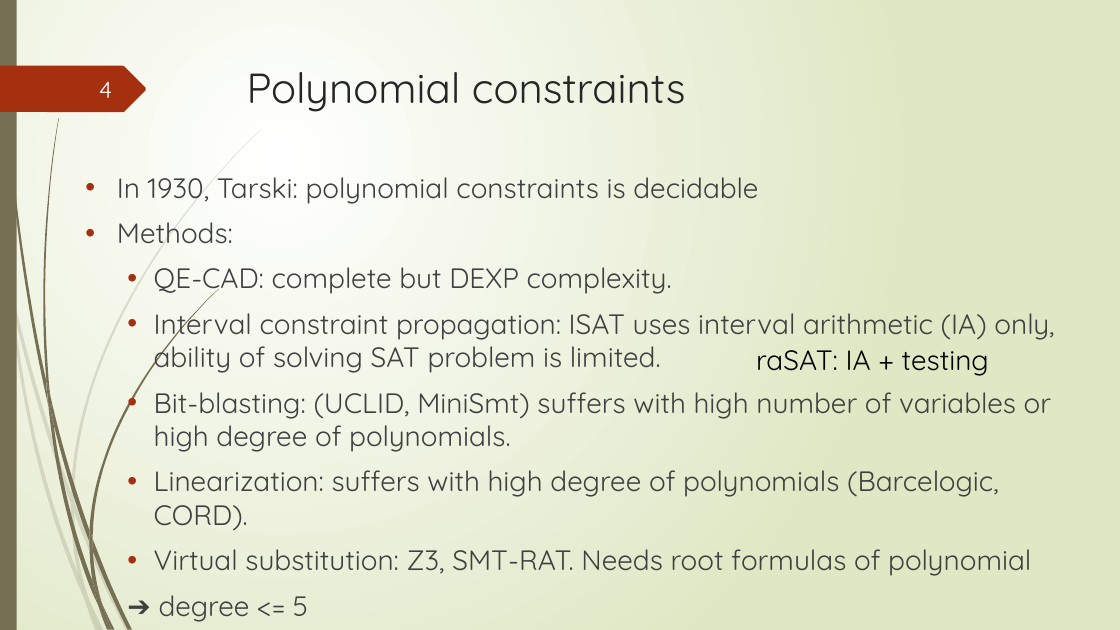
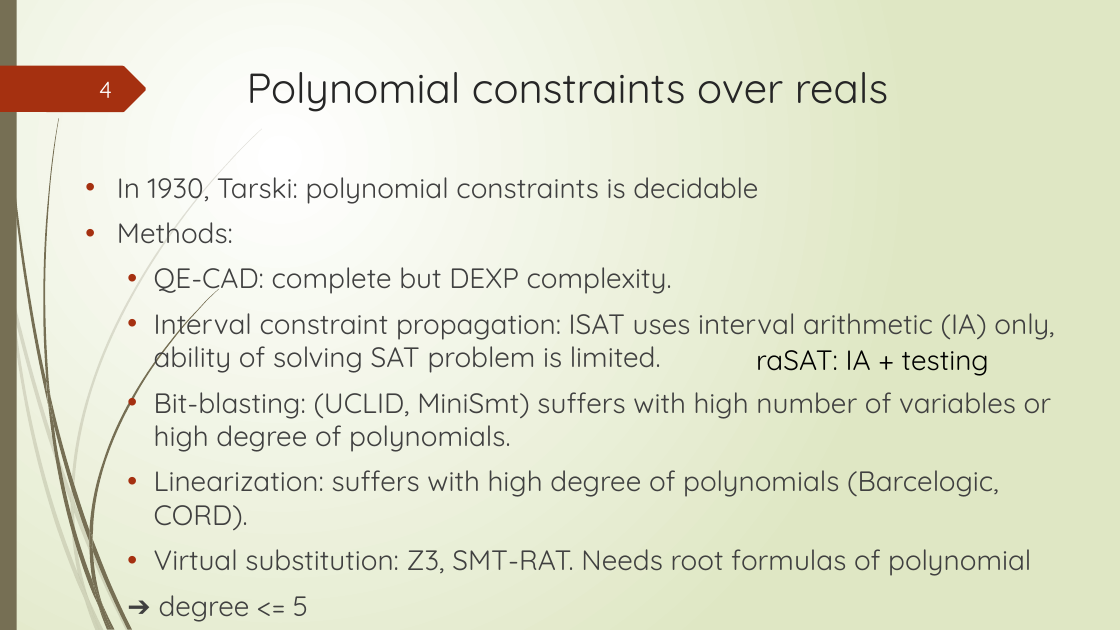
Before and after one commit to tungvx/raSAT, a slide deck: slide 4 of report/midterm.pptx. Drawn at 1120x630 pixels with LibreOffice and Linux fonts; fonts in the diff are those of the drawing. Boxes give left, top, right and bottom in pixels: in the first picture for what was removed or moved away, otherwise in the second. Text is boxed around its words. In the diff, an @@ line names an element or a change of style, - is before the commit and + after.

```diff
--- a/report/midterm.pptx
+++ b/report/midterm.pptx
@@ title at (247,72,888,112): text changed @@
-Polynomial constraints
+Polynomial constraints over reals
```
Also in this commit, not shown: 8 other slides changed, 7 slides added, 3 slides removed, 5 other files.
